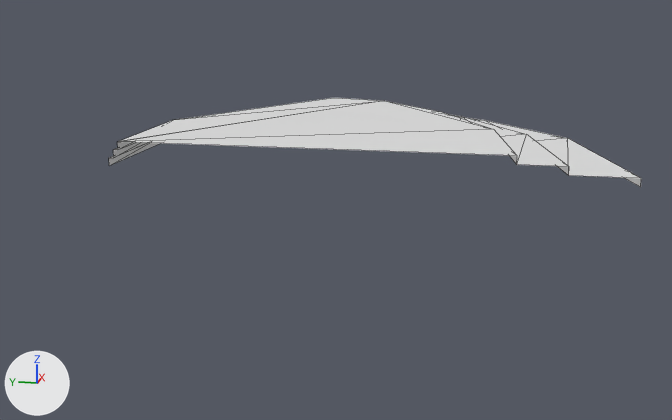
Two versions of the FBX model 모델링 fbx파일/stage01/stage01_pie_c/stage01_pie_c.FBX, one commit apart.
Before and after are seen from a 50 mm camera at (-12.9, -2.29, 2.52) aimed at (-0.22, 0.24, -0.65). The lights are fixed; the arrows at lower left show +X, +Y and +Z. Mesh edges are drawn as thin lines. Where no turn or scale is listed for an object, it has been applied to the vertices.
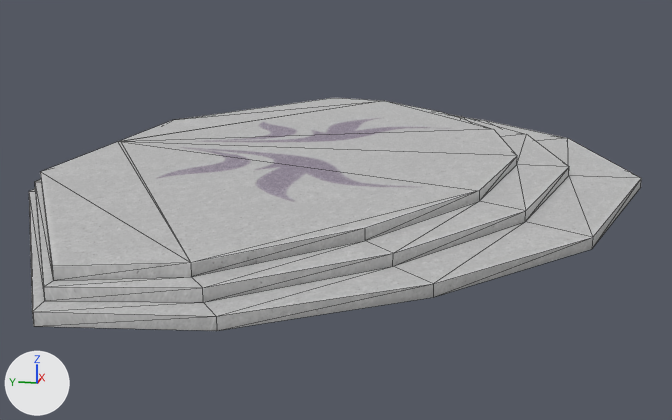
Where the change shows, as pixel boxes [x1, y1, x2, y2] in the pictures (672 x 420 px):
'Cylinder006', reshaped (15% wider, 160% taller)
    before: [109, 98, 641, 187]
    after: [29, 98, 641, 331]
part 1 of me_mesh, added
    after: [29, 142, 641, 331]
part 2 of me_mesh, recoloured (white to grey)
    both: [118, 98, 640, 178]

What the commit changed:
Picture 'stage01_pie_c_uvm.png' (img_stage01_pie_c_uvm_png) is new.
Material '01 - Default' (mat_01___default) is new.
Its texture is img_stage01_pie_c_uvm_png (with its transparency).
Its roughness is 0.859.
me_mesh is used by ob_cylinder006; location (0.0, 0.0, 0.0).
me_mesh had 43 vertices, 66 faces and spanned x 0.0..6.42, y -3.91..3.78, z -0.19..0.19.
me_mesh now has 73 vertices, 132 faces and spans x -6.42..6.42, y -3.91..3.78, z -0.19..0.19.
Part 1, on me_mesh:
15 vertices are added at x -6.42..-2.32, y -3.07..3.78, z -0.19..0.06.
10 new vertices lie (0.0, 0.0, 0.13) away from vertices in x -6.42..-2.32, y -3.07..3.78, z -0.19..0.06.
5 new vertices lie (0.0, 0.0, 0.12) away from vertices in x -6.15..-2.34, y -2.38..3.7, z -0.06.
66 new faces join them.
me_mesh part 2: 66 faces spanning x 0.0..6.42, y -3.91..3.78, z -0.19..0.19 switch from no material to mat_01___default (picture img_stage01_pie_c_uvm_png).
